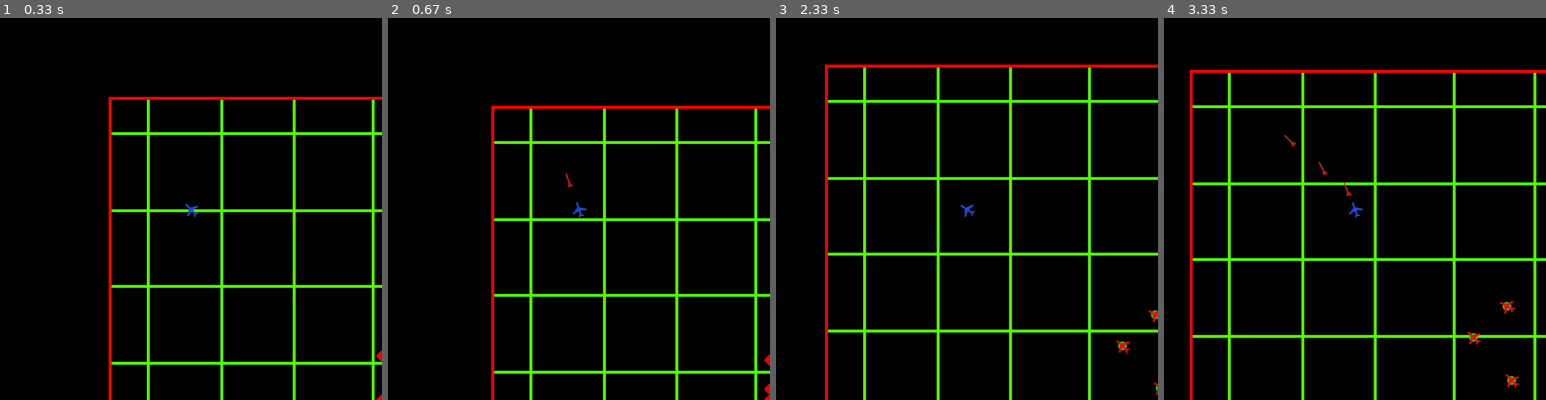
Above: before the commit, frames 1-4 (left to right).
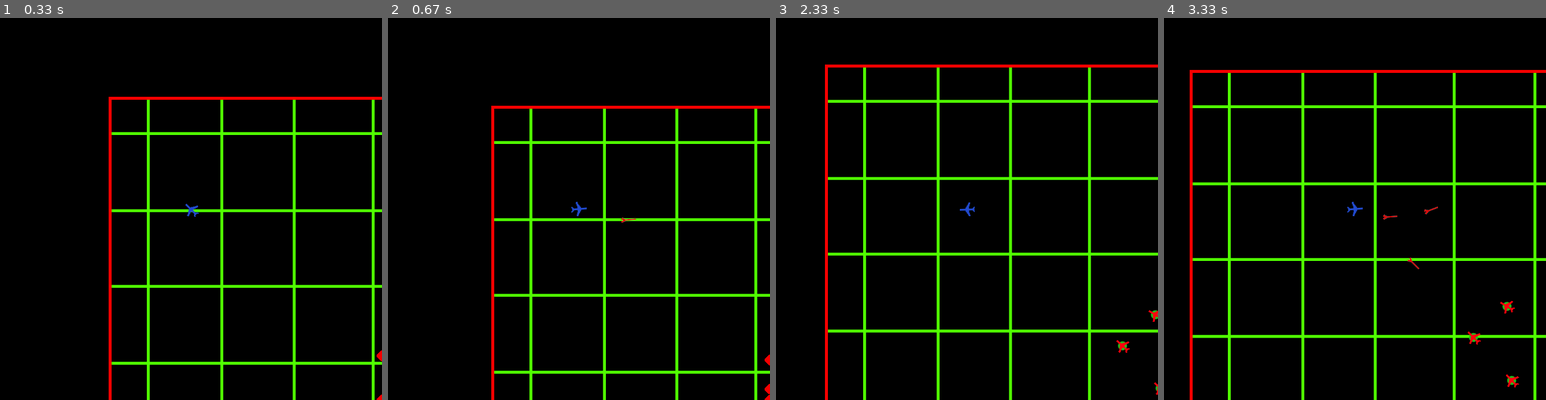
Above: after the commit, the same moments.

Repository: Mi-LeV/AWACS
Game: pygame game, started from main.py
Two runs of this game, one before a commit and one after it. Both use one fixed random seed, a clock stepped at 60 frames per second and the inputs below.
Inputs (mouse positions are in pixels of both pictures, inside the frame that each line leads up to):
- Up to frame 1 (0.33 s): no input
- Up to frame 2 (0.67 s): click (701, 197) at 0.42 s
- Up to frame 3 (2.33 s): tap K at 0.73, 1.03 s; click (875, 212) at 0.8 s; tap Space at 2 s
- Up to frame 4 (3.33 s): click (1500, 354) at 2.43 s; click (1431, 178) at 2.77 s; click (1473, 201) at 3.1 s

Frame 1 is identical in both runs. In frame 2, 0.1% of the frame differs, in the area x 46-65%, y 40-54%; in frame 3, less than 0.1%; in frame 4, 0.2%, in the area x 31-72%, y 30-66%.

Commit message:
patchs mineurs

Diff:
--- a/classes.py
+++ b/classes.py
@@ -1,7 +1,11 @@
+import math
+from random import randrange
+
 import pygame
-import math
+
 import variables as var
-from random import randrange
+
+
 class utility:
     @staticmethod
     def plafonne(nombre,plafond,plafondMax):
@@ -203,7 +207,7 @@
         return vector
 
     def turn(self):
-        self.angle = (utility.getBearing((var.SCREEN_SIZE,var.SCREEN_SIZE),pygame.mouse.get_pos())+90)%360
+        self.angle = (utility.getBearing((var.SCREEN_SIZE/2,var.SCREEN_SIZE/2),pygame.mouse.get_pos())+90)%360
         #calcul de l'angle de l'ojet par rapport à sa dest
         utility.rotate(self,self.angle)# on le tourne de cet angle
 
--- a/main.py
+++ b/main.py
@@ -1,8 +1,10 @@
+from time import sleep
+
 import pygame
-from time import sleep
-from pygame.locals import * #les var de pygame
-import variables as var #importion des variables globales
-import classes #importation des classes
+from pygame.locals import *  # les var de pygame
+
+import classes  # importation des classes
+import variables as var  # importion des variables globales
 
 ##creation de la fenetre
 
